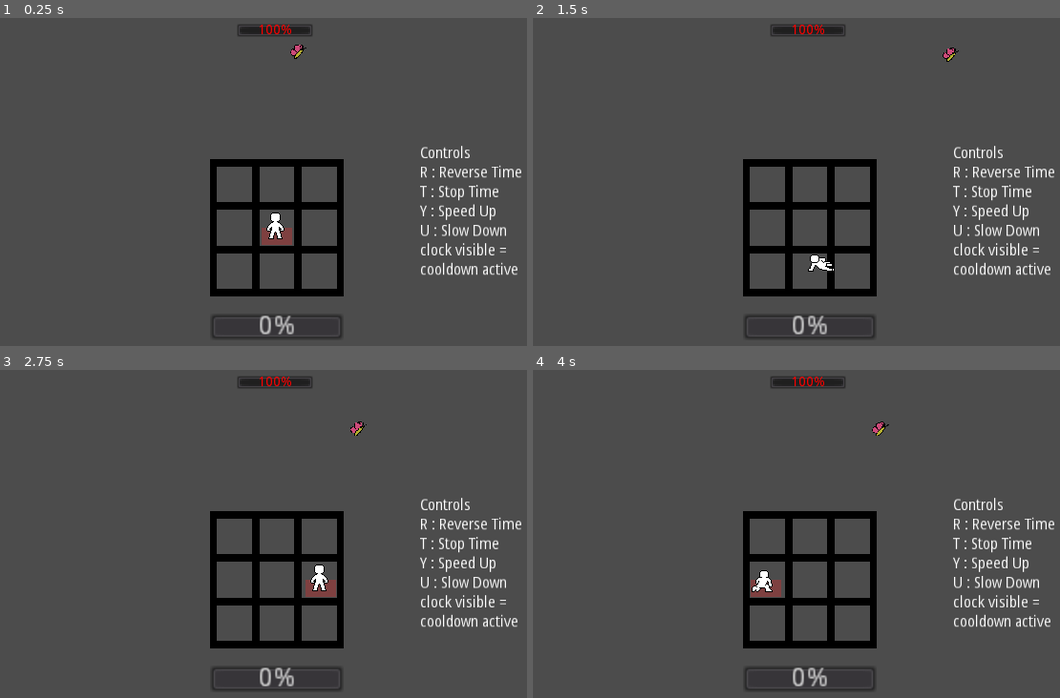
Above: before the commit, frames 1-4 (two rows, left to right).
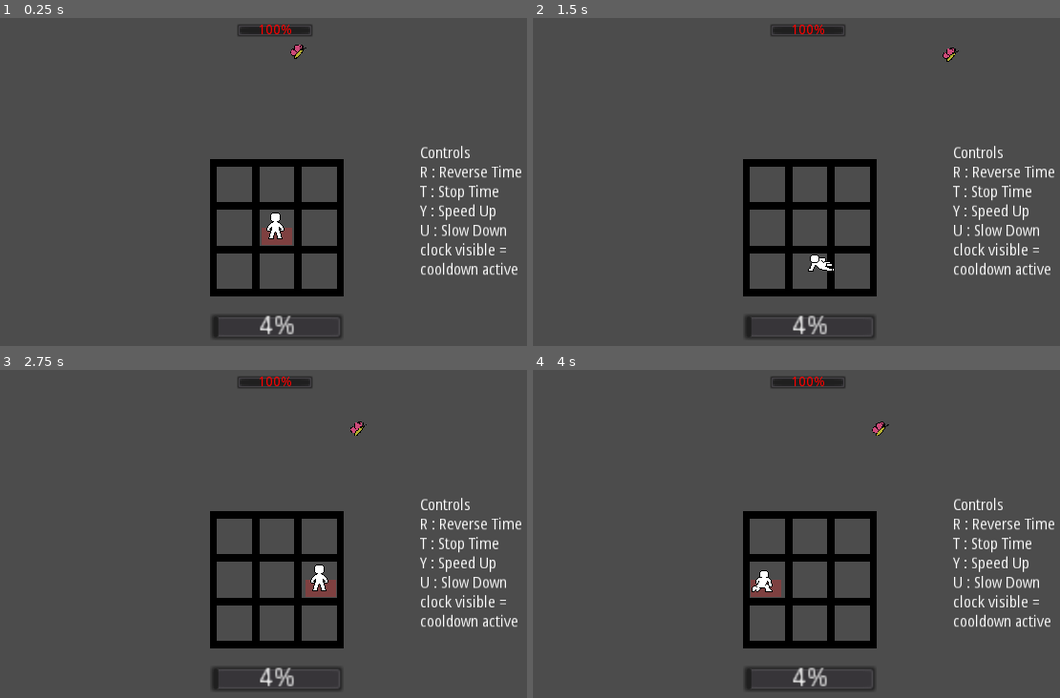
Above: after the commit, the same moments.

Repository: andersAsch0/Island-Game
Game: Godot game, scene res://scenes/BattleMode.tscn
Two runs of this game, one before a commit and one after it. Both use one fixed random seed, a clock stepped at 60 frames per second and the inputs below. This scene is started directly instead of the project's main scene. Sound files missing from this copy of the repository are replaced by a short silence.
Inputs:
- Up to frame 1 (0.25 s): no input
- Up to frame 2 (1.5 s): tap Enter (ui_accept) at 0.5, 0.77 s; hold Right (ui_right) 0.53-1.28 s; hold Space (dash) 0.53-1.28 s; hold Down (ui_down) from 1.28 s (still down); tap Space (dash) at 1.35 s
- Up to frame 3 (2.75 s): tap Enter (ui_accept) at 1.52 s; release Down (ui_down) at 2.03 s; hold Right (ui_right) from 2.03 s (still down); hold F (enter_fight) from 2.03 s (still down); tap Space (dash) at 2.3 s
- Up to frame 4 (4 s): release Right (ui_right) at 2.78 s; release F (enter_fight) at 2.78 s; hold Up (ui_up) 2.78-3.53 s; tap T (stopTime) at 2.85 s; tap Enter (ui_accept) at 3.02, 3.77 s; tap Space (dash) at 3.05 s; hold Left (ui_left) from 3.53 s (still down); hold Space (dash) from 3.53 s (still down)

The runs differ from the first frame. In frame 1, 0.1% of the frame differs, in the area x 40-52%, y 90-98%; in frame 2, 0.1%; in frame 3, 0.1%; in frame 4, 0.1%.

Commit message:
finish player death

Diff:
--- a/scenes/BattleMode.tscn
+++ b/scenes/BattleMode.tscn
@@ -106,22 +106,14 @@
 disabled = true
 text = "VICTORY"
 
-[node name="UI" type="Control" parent="."]
+[node name="DefeatButton" type="Button" parent="."]
 visible = false
-margin_right = 40.0
-margin_bottom = 40.0
-
-[node name="ProgressBar" type="ProgressBar" parent="UI"]
-margin_left = 7.0
-margin_top = 108.0
-margin_right = 79.0
-margin_bottom = 122.0
-
-[node name="TextureProgress" type="TextureProgress" parent="UI"]
-margin_left = 8.0
-margin_top = 109.0
-margin_right = 48.0
-margin_bottom = 149.0
+margin_left = 127.0
+margin_top = 37.0
+margin_right = 193.0
+margin_bottom = 57.0
+disabled = true
+text = "DEFEAT"
 
 [node name="Menu\?" type="Label" parent="."]
 margin_left = 236.0
@@ -160,5 +152,6 @@
 [connection signal="PlayerHit" from="BattleModePlayer" to="." method="_on_BattleModePlayer_PlayerHit"]
 [connection signal="timeout" from="AbilityCoolDownTimer" to="." method="_on_AbilityCoolDownTimer_timeout"]
 [connection signal="pressed" from="VictoryButton" to="." method="_on_VictoryButton_pressed"]
+[connection signal="pressed" from="DefeatButton" to="." method="_on_DefeatButton_pressed"]
 [connection signal="finished" from="normalMusicLoop" to="." method="_on_normalMusicLoop_finished"]
 [connection signal="finished" from="reverseMusicLoop" to="." method="_on_reverseAudioLoop_finished"]
--- a/scenes/BattleModePlayer.tscn
+++ b/scenes/BattleModePlayer.tscn
@@ -1,105 +1,21 @@
-[gd_scene load_steps=46 format=2]
+[gd_scene load_steps=18 format=2]
 
-[ext_resource path="res://art/sprite base spritesheet.png" type="Texture" id=1]
 [ext_resource path="res://scripts/battleMode/BattleModePlayer.gd" type="Script" id=2]
-[ext_resource path="res://art/sprite base dash spritesheet.png" type="Texture" id=3]
 [ext_resource path="res://scripts/HurtBox.gd" type="Script" id=4]
 [ext_resource path="res://scripts/HitBox.gd" type="Script" id=5]
-[ext_resource path="res://art/battle jump spritesheet .png" type="Texture" id=6]
-[ext_resource path="res://art/battle roll spritesheet.png" type="Texture" id=7]
 [ext_resource path="res://art/battle roll spritesheet .png" type="Texture" id=8]
 
-[sub_resource type="AtlasTexture" id=12]
-atlas = ExtResource( 1 )
-region = Rect2( 32, 96, 32, 32 )
-
-[sub_resource type="AtlasTexture" id=13]
-atlas = ExtResource( 1 )
-region = Rect2( 64, 96, 32, 32 )
-
-[sub_resource type="AtlasTexture" id=14]
-atlas = ExtResource( 1 )
-region = Rect2( 96, 96, 32, 32 )
-
-[sub_resource type="AtlasTexture" id=15]
-atlas = ExtResource( 3 )
-region = Rect2( 0, 0, 32, 32 )
-
-[sub_resource type="AtlasTexture" id=16]
-atlas = ExtResource( 3 )
-region = Rect2( 32, 0, 32, 32 )
-
-[sub_resource type="AtlasTexture" id=17]
-atlas = ExtResource( 3 )
-region = Rect2( 64, 0, 32, 32 )
-
-[sub_resource type="AtlasTexture" id=18]
-atlas = ExtResource( 3 )
-region = Rect2( 0, 32, 32, 32 )
-
-[sub_resource type="AtlasTexture" id=19]
-atlas = ExtResource( 3 )
-region = Rect2( 32, 32, 32, 32 )
-
-[sub_resource type="AtlasTexture" id=20]
-atlas = ExtResource( 3 )
-region = Rect2( 64, 32, 32, 32 )
-
-[sub_resource type="AtlasTexture" id=21]
-atlas = ExtResource( 1 )
-region = Rect2( 32, 64, 32, 32 )
-
-[sub_resource type="AtlasTexture" id=22]
-atlas = ExtResource( 1 )
-region = Rect2( 64, 64, 32, 32 )
-
-[sub_resource type="AtlasTexture" id=23]
-atlas = ExtResource( 1 )
-region = Rect2( 96, 64, 32, 32 )
-
-[sub_resource type="AtlasTexture" id=37]
-atlas = ExtResource( 7 )
-region = Rect2( 128, 0, 32, 32 )
-
-[sub_resource type="AtlasTexture" id=38]
-atlas = ExtResource( 7 )
+[sub_resource type="AtlasTexture" id=52]
+atlas = ExtResource( 8 )
 region = Rect2( 160, 0, 32, 32 )
 
-[sub_resource type="AtlasTexture" id=39]
-atlas = ExtResource( 7 )
-region = Rect2( 0, 0, 32, 32 )
-
-[sub_resource type="AtlasTexture" id=1]
-atlas = ExtResource( 1 )
-region = Rect2( 32, 64, 32, 32 )
-
-[sub_resource type="AtlasTexture" id=2]
-atlas = ExtResource( 1 )
-region = Rect2( 64, 64, 32, 32 )
-
-[sub_resource type="AtlasTexture" id=3]
-atlas = ExtResource( 1 )
-region = Rect2( 96, 64, 32, 32 )
-
-[sub_resource type="AtlasTexture" id=4]
-atlas = ExtResource( 1 )
-region = Rect2( 0, 64, 32, 32 )
+[sub_resource type="AtlasTexture" id=53]
+atlas = ExtResource( 8 )
+region = Rect2( 64, 0, 32, 32 )
 
 [sub_resource type="AtlasTexture" id=49]
 atlas = ExtResource( 8 )
 region = Rect2( 0, 0, 32, 32 )
-
-[sub_resource type="AtlasTexture" id=27]
-atlas = ExtResource( 6 )
-region = Rect2( 32, 0, 32, 32 )
-
-[sub_resource type="AtlasTexture" id=29]
-atlas = ExtResource( 6 )
-region = Rect2( 96, 0, 32, 32 )
-
-[sub_resource type="AtlasTexture" id=31]
-atlas = ExtResource( 6 )
-region = Rect2( 128, 0, 32, 32 )
 
 [sub_resource type="AtlasTexture" id=50]
 atlas = ExtResource( 8 )
@@ -125,63 +41,17 @@
 atlas = ExtResource( 8 )
 region = Rect2( 96, 0, 32, 32 )
 
-[sub_resource type="AtlasTexture" id=6]
-atlas = ExtResource( 1 )
-region = Rect2( 32, 64, 32, 32 )
-
-[sub_resource type="AtlasTexture" id=7]
-atlas = ExtResource( 1 )
-region = Rect2( 64, 64, 32, 32 )
-
-[sub_resource type="AtlasTexture" id=8]
-atlas = ExtResource( 1 )
-region = Rect2( 96, 64, 32, 32 )
-
-[sub_resource type="AtlasTexture" id=9]
-atlas = ExtResource( 1 )
-region = Rect2( 0, 64, 32, 32 )
-
 [sub_resource type="SpriteFrames" id=10]
 animations = [ {
-"frames": [ SubResource( 12 ), SubResource( 13 ), SubResource( 13 ), SubResource( 14 ) ],
-"loop": true,
-"name": "dash down",
-"speed": 20.0
-}, {
-"frames": [ SubResource( 15 ), SubResource( 16 ), SubResource( 16 ), SubResource( 17 ) ],
-"loop": true,
-"name": "dash left",
-"speed": 20.0
-}, {
-"frames": [ SubResource( 18 ), SubResource( 19 ), SubResource( 19 ), SubResource( 20 ) ],
+"frames": [ SubResource( 52 ), SubResource( 53 ) ],
 "loop": false,
-"name": "dash right",
-"speed": 20.0
-}, {
-"frames": [ SubResource( 21 ), SubResource( 22 ), SubResource( 22 ), SubResource( 23 ) ],
-"loop": true,
-"name": "dash up",
-"speed": 20.0
-}, {
-"frames": [ SubResource( 37 ), SubResource( 38 ), SubResource( 39 ) ],
-"loop": false,
-"name": "finish roll",
-"speed": 15.0
-}, {
-"frames": [ SubResource( 1 ), SubResource( 2 ), SubResource( 3 ), SubResource( 4 ) ],
-"loop": true,
-"name": "horizontal",
-"speed": 5.0
+"name": "die",
+"speed": 0.5
 }, {
 "frames": [ SubResource( 49 ) ],
 "loop": true,
 "name": "idle",
 "speed": 5.0
-}, {
-"frames": [ SubResource( 27 ), SubResource( 29 ), SubResource( 31 ) ],
-"loop": false,
-"name": "jump",
-"speed": 7.0
 }, {
 "frames": [ SubResource( 50 ), SubResource( 46 ), SubResource( 46 ), SubResource( 46 ), SubResource( 46 ), SubResource( 51 ) ],
 "loop": false,
@@ -192,11 +62,6 @@
 "loop": false,
 "name": "roll",
 "speed": 11.0
-}, {
-"frames": [ SubResource( 6 ), SubResource( 7 ), SubResource( 8 ), SubResource( 9 ) ],
-"loop": true,
-"name": "vertical",
-"speed": 5.0
 } ]
 
 [sub_resource type="CapsuleShape2D" id=11]
@@ -229,7 +94,8 @@
 [node name="Animations" type="AnimatedSprite" parent="."]
 scale = Vector2( 0.5, 0.5 )
 frames = SubResource( 10 )
-animation = "idle"
+animation = "die"
+frame = 1
 playing = true
 
 [node name="DashTimer" type="Timer" parent="."]
--- a/scripts/battleMode/BattleMode.gd
+++ b/scripts/battleMode/BattleMode.gd
@@ -22,6 +22,7 @@
 func _ready(): #this script sets up enemy, approach() function will handle the rest
 	$normalMusicLoop.play()
 	$reverseMusicLoop.play()
+	$PlayerHPBar.value = $BattleModePlayer.currentHP
 	enemy = enemyScene.instance()
 	enemy.position = $enemySpawnLocation.position
 	enemy.visible = false
@@ -92,8 +93,7 @@
 
 
 #SIGNALS FROM ENEMY
-var overWorldPath = "res://scenes/World.tscn"
-
+export var overWorldPath = "res://scenes/World.tscn"
 func on_attack_phase_starting():
 	pass
 func on_attack_phase_ending():
@@ -108,16 +108,18 @@
 #SIGNALS FROM PLAYER
 func _on_BattleModePlayer_PlayerHit():
 	$PlayerHPBar.value = 1.0 * $BattleModePlayer.currentHP / $BattleModePlayer.maxHP * 100
+	if $BattleModePlayer.currentHP <= 0:
+		playerDie()
 
-
+func playerDie():
+	$DefeatButton.visible = true
+	$DefeatButton.disabled = false
+	get_tree().call_group("enemies", "stopBullets")
+func _on_DefeatButton_pressed():
+	var _PTS = get_tree().change_scene(overWorldPath)
 
 #MUSIC
 func _on_normalMusicLoop_finished():
 	$normalMusicLoop.play(0)
 func _on_reverseAudioLoop_finished():
 	$reverseAudioLoop.play(0)
-
-
-
-func _on_DefeatButton_pressed():
-	pass # Replace with function body.
--- a/scripts/battleMode/BattleModeEnemy.gd
+++ b/scripts/battleMode/BattleModeEnemy.gd
@@ -13,6 +13,7 @@
 var currentHP = maxHP
 var currAttack = 1 #current line of json file
 var currBullets = 0
+var bulletsStopped = false
 var bulletSpawnTimeCounter : float = 0 #using this instead of a timer node because I need it to be effected by the time shenanigans
 enum {
 	AWAY
@@ -119,7 +120,7 @@
 func attack():
 	bulletSpawnTimeCounter = 0
 
-	if Global.currCombatTimeMultiplier > 0:
+	if Global.currCombatTimeMultiplier > 0 and not bulletsStopped:
 	#spawn bullet, place in proper position w proper speed
 		bullet = bulletScene.instance()
 		$BulletSpawnPath/bulletSpawnLocation.unit_offset = 1.0 * attackPatternData[currAttack]['spawnLocationX'] / 100
@@ -142,6 +143,9 @@
 		$enemyMovement/PathFollow2D/AnimatedSprite.play($enemyMovement/PathFollow2D/AnimatedSprite.animation, Global.currCombatTimeMultiplier < 0)
 	else:
 		$enemyMovement/PathFollow2D/AnimatedSprite.stop()
+
+func stopBullets():
+	bulletsStopped = true
 
 
 #TAKE DAMAGE
--- a/scripts/battleMode/BattleModePlayer.gd
+++ b/scripts/battleMode/BattleModePlayer.gd
@@ -25,14 +25,15 @@
 signal PlayerHit
 
 func _ready():
+	$Animations.play("idle")
 	if Input.get_action_strength("ui_right") > 0: # fixes things if the player is holding down a key when entering battle mode
-		position.x += 20
+		position.x += gridSize
 	if Input.get_action_strength("ui_left") > 0:
-		position.x -= 20
+		position.x -= gridSize
 	if Input.get_action_strength("ui_up") > 0:
-		position.y -= 20
+		position.y -= gridSize
 	if Input.get_action_strength("ui_down") > 0:
-		position.y += 20
+		position.y += gridSize
 	storagePos = position
 	defaultPos = position
 	gridSize = $rightGridLocation.position.x
@@ -130,3 +131,10 @@
 func getHit(damage:int):
 	currentHP -= 1
 	emit_signal("PlayerHit")
+	if currentHP <= 0:
+		die()
+func die():
+	set_process_input(false)
+	$HurtBox/CollisionShape2D.set_deferred("disabled", true)
+	$HitBox/CollisionShape2D.set_deferred("disabled", true)
+	$Animations.play("die")
